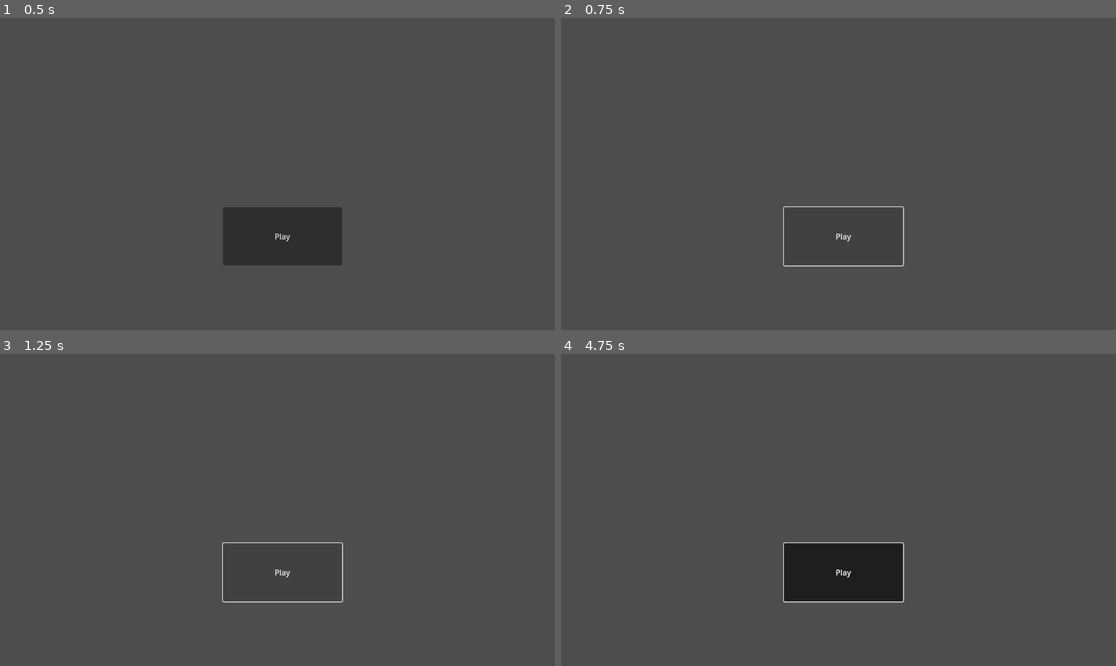
Above: before the commit, frames 1-4 (two rows, left to right).
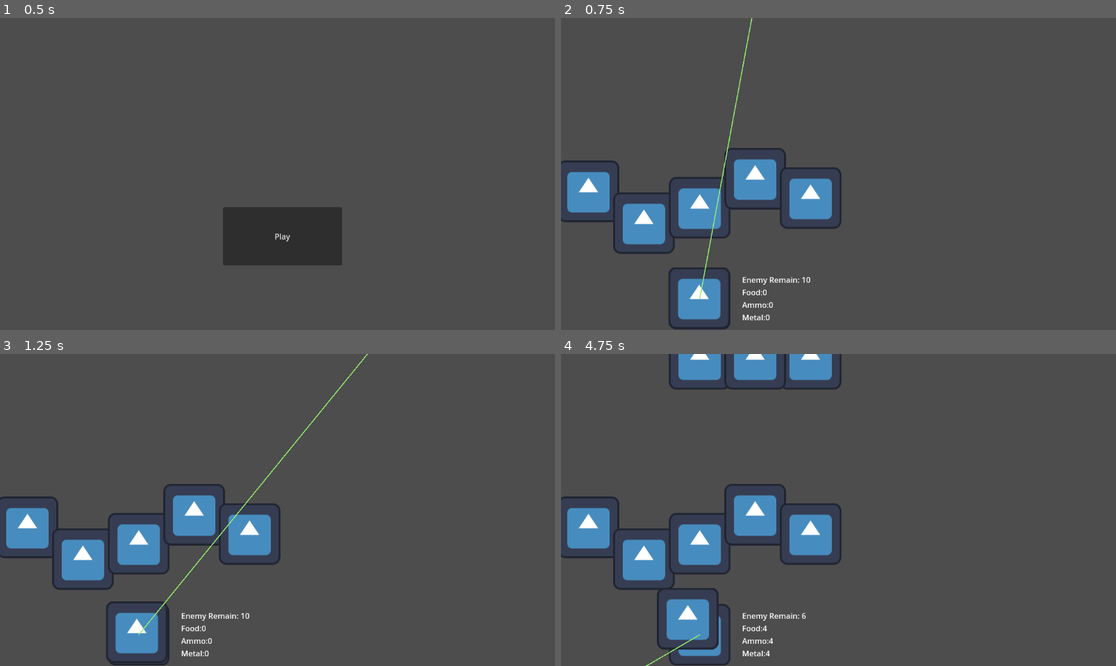
Above: after the commit, the same moments.

Repository: G36maid/GGJ25-kh-teamC
Game: Godot game, scene res://sences/game.tscn
The game is run twice, just before and just after one commit, with the same random seed, the same clock (stepped at 60 frames per second) and the same inputs. The engine's default icon, where the game draws it, is replaced by a stand-in: a white triangle on a blue panel in a dark square.
Inputs (mouse positions are in pixels of both pictures, inside the frame that each line leads up to):
- Up to frame 1 (0.5 s): no input
- Up to frame 2 (0.75 s): click "Play" at 0.5 s
- Up to frame 3 (1.25 s): no input
- Up to frame 4 (4.75 s): click (844, 572) at 1.25 s, where only the run before the commit has a clickable "Play"; click (844, 572) at 2 s, where only the run before the commit has a clickable "Play"; tap Enter (send_cmd) at 2.75, 3.6 s; hold Enter (send_cmd) 2.78-3.53 s; hold Enter (send_cmd) from 4.28 s (still down)

Frame 1 is identical in both runs. In frame 2, 8.1% of the frame differs, in the area x 0-62%, y 0-100%; in frame 3, 8.3%; in frame 4, 14%.
Error before the commit: Parse Error: Mixed use of tabs and spaces for indentation. (res://scripts/game.gd:91)

Commit message:
feat: impl radar

Diff:
--- a/scripts/game.gd
+++ b/scripts/game.gd
@@ -4,6 +4,8 @@
 @export var ally_scene: PackedScene
 @export var enemy_scene: PackedScene
 @export var headquarter_scene: PackedScene
+@export var radar_scene: PackedScene
+
 const LAN = 5
 const DILIVERER_COUNT = 5
 var deliverers := []
@@ -49,6 +51,10 @@
 		ally.name = "ally" + str(i)
 		$allys.add_child(ally)
 
+	var radar := radar_scene.instantiate()
+	radar.position = hq_position
+	add_child(radar)
+
 	headquarter = headquarter_scene.instantiate()
 	headquarter.name = "hq"
 	headquarter.position = hq_position
@@ -66,9 +72,9 @@
 		return
 
 	$enemy_remain.text = """Enemy Remain: %d
-Food: %d
-Ammo: %d
-Metal: %d
+Food:%d
+Ammo:%d
+Metal:%d
 """ % [remain_enemy, headquarter.resource_food,
 	headquarter.resource_ammo, headquarter.resource_metal]
 
@@ -89,7 +95,7 @@
 func send_commands_to_deliverer(commands: Array) -> bool:
 	for d in deliverers:
 		if d.set_commands(commands):
-		    return true
+			return true
 	return false
 
 func get_x(lan: int) -> int:
--- /dev/null
+++ b/scripts/radar.gd
@@ -0,0 +1,14 @@
+extends Node2D
+
+@onready var raycast_2d: RayCast2D = $RayCast2D
+
+func _ready() -> void:
+	pass
+
+func _process(delta: float) -> void:
+	raycast_2d.rotation += delta
+
+func _physics_process(_delta: float) -> void:
+	if raycast_2d.is_colliding():
+		# TODO: try to call ally/hq/enemy 's method
+		pass
--- a/sences/game.tscn
+++ b/sences/game.tscn
@@ -13,8 +13,7 @@
 ally_scene = ExtResource("2_u3dge")
 enemy_scene = ExtResource("1_npdpo")
 headquarter_scene = ExtResource("5_aywmw")
-
-[node name="radar" parent="." instance=ExtResource("4_xu7sx")]
+radar_scene = ExtResource("4_xu7sx")
 
 [node name="board" type="Node" parent="."]
 
--- a/sences/radar.tscn
+++ b/sences/radar.tscn
@@ -1,7 +1,16 @@
-[gd_scene format=3 uid="uid://dtmmnn2yh6702"]
+[gd_scene load_steps=2 format=3 uid="uid://dtmmnn2yh6702"]
+
+[ext_resource type="Script" path="res://scripts/radar.gd" id="1_uvhhb"]
 
 [node name="radar" type="Node2D"]
+script = ExtResource("1_uvhhb")
 
-[node name="Sprite2D" type="Sprite2D" parent="."]
+[node name="RayCast2D" type="RayCast2D" parent="."]
+target_position = Vector2(0, -1200)
+collide_with_areas = true
 
-[node name="RayCast2D" type="RayCast2D" parent="Sprite2D"]
+[node name="Line2D" type="Line2D" parent="RayCast2D"]
+z_index = 15
+points = PackedVector2Array(0, 0, 0, -1200)
+width = 2.0
+default_color = Color(0.572932, 0.93639, 0.428768, 1)
